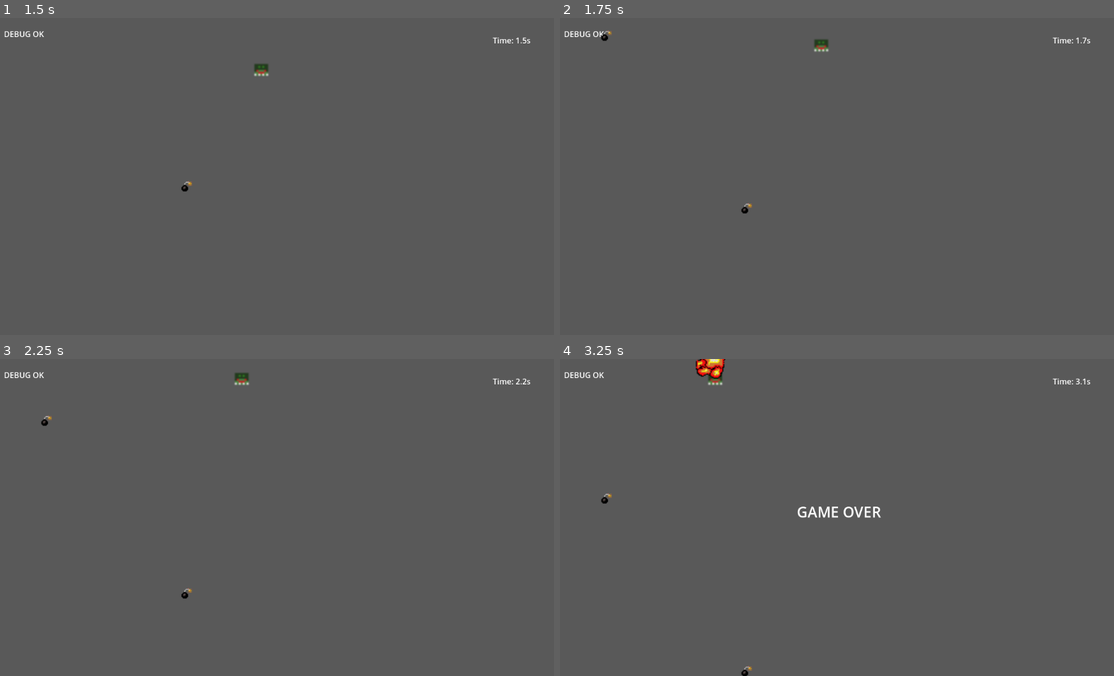
Above: before the commit, frames 1-4 (two rows, left to right).
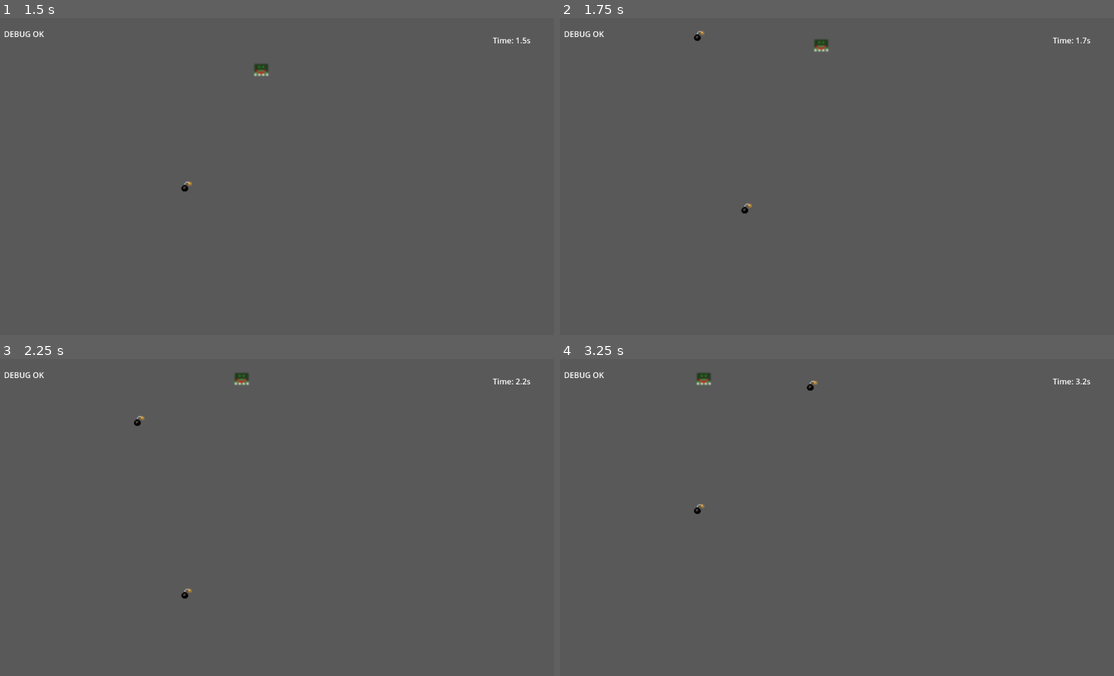
Above: after the commit, the same moments.

Repository: Kidonama/Dodger-v0.1
Game: Godot game, scene res://Scenes/main.tscn
Two runs of this game, one before a commit and one after it. Both use one fixed random seed, a clock stepped at 60 frames per second and the inputs below.
Inputs:
- Up to frame 1 (1.5 s): tap Enter at 0.5 s; hold Up (ui_up) from 0.53 s (still down); tap R at 0.6, 1.35 s
- Up to frame 2 (1.75 s): keep holding Up (ui_up)
- Up to frame 3 (2.25 s): release Up (ui_up) at 2.03 s; hold Left (ui_left) from 2.03 s (still down); tap R at 2.1 s
- Up to frame 4 (3.25 s): keep holding Left (ui_left); tap R at 2.85 s

Frame 1 is identical in both runs. In frame 2, less than 0.1% of the frame differs, in the area x 7-27%, y 3-8%; in frame 3, less than 0.1%; in frame 4, 0.8%, in the area x 7-96%, y 0-100%.

Commit message:
feat: hazard difficulty ramp
Added spawn_wait variable to hazard spawner.

Linked Timer to always use spawn_wait before restarting.

Added difficulty ramp in Main.gd: every 10s, spawn_wait decreases by 0.15 (clamped at 0.5).

Confirmed spawns become noticeably faster after ~20–30s without crashing.

Diff:
--- a/Scenes/hazard_spawner.gd
+++ b/Scenes/hazard_spawner.gd
@@ -2,6 +2,8 @@
 @export var hazard_scene: PackedScene
 @onready var left := $LeftSpawner
 @onready var right := $RightSpawner
+@onready var timer := $SpawnerTimer
+var spawn_wait = 1.4
 
 func _ready() -> void:
 	randomize()  # enable randf_range()
@@ -13,3 +15,5 @@
 	var h := hazard_scene.instantiate()
 	get_parent().add_child(h)
 	h.global_position = Vector2(x, y)
+	timer.wait_time = spawn_wait
+	timer.start()
--- a/Scenes/main.gd
+++ b/Scenes/main.gd
@@ -1,9 +1,11 @@
 extends Node2D
 
+@onready var spawner := $UI/HazardSpawner
 @onready var game_over_label = $UI_Layer/GameOver   # get the label
 @onready var game_over_overlay = $UI_Layer/ColorRect # optional dark overlay
 var is_game_over := false                            # one-time latch
 var elapsed_time = 0.0
+var next_ramp_time = 10
 
 
 func trigger_game_over() -> void:
@@ -32,3 +34,5 @@
 func _process(delta):
 	elapsed_time += delta
 	get_node("HUD/TimeLabel").text = "Time: " + ("%0.1f" % elapsed_time) + "s"
+	if elapsed_time >= next_ramp_time:
+		spawner.spawn_wait = max(0.5, spawner.spawn_wait - 0.15)
--- a/Scenes/main.tscn
+++ b/Scenes/main.tscn
@@ -106,12 +106,12 @@
 hazard_scene = ExtResource("3_8gbba")
 
 [node name="LeftSpawner" type="Marker2D" parent="UI/HazardSpawner"]
-position = Vector2(50, 0)
+position = Vector2(234, 0)
 
 [node name="RightSpawner" type="Marker2D" parent="UI/HazardSpawner"]
-position = Vector2(750, 0)
+position = Vector2(995, 0)
 
-[node name="Timer" type="Timer" parent="UI/HazardSpawner"]
+[node name="SpawnerTimer" type="Timer" parent="UI/HazardSpawner"]
 wait_time = 1.5
 autostart = true
 
@@ -154,4 +154,4 @@
 vertical_alignment = 1
 metadata/_edit_use_anchors_ = true
 
-[connection signal="timeout" from="UI/HazardSpawner/Timer" to="UI/HazardSpawner" method="_on_timer_timeout"]
+[connection signal="timeout" from="UI/HazardSpawner/SpawnerTimer" to="UI/HazardSpawner" method="_on_timer_timeout"]
